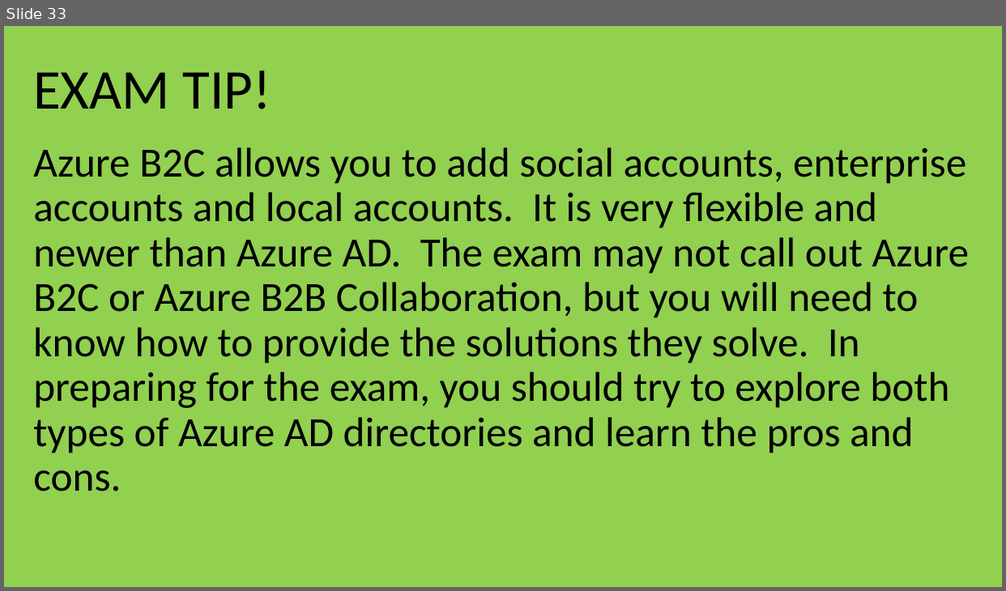
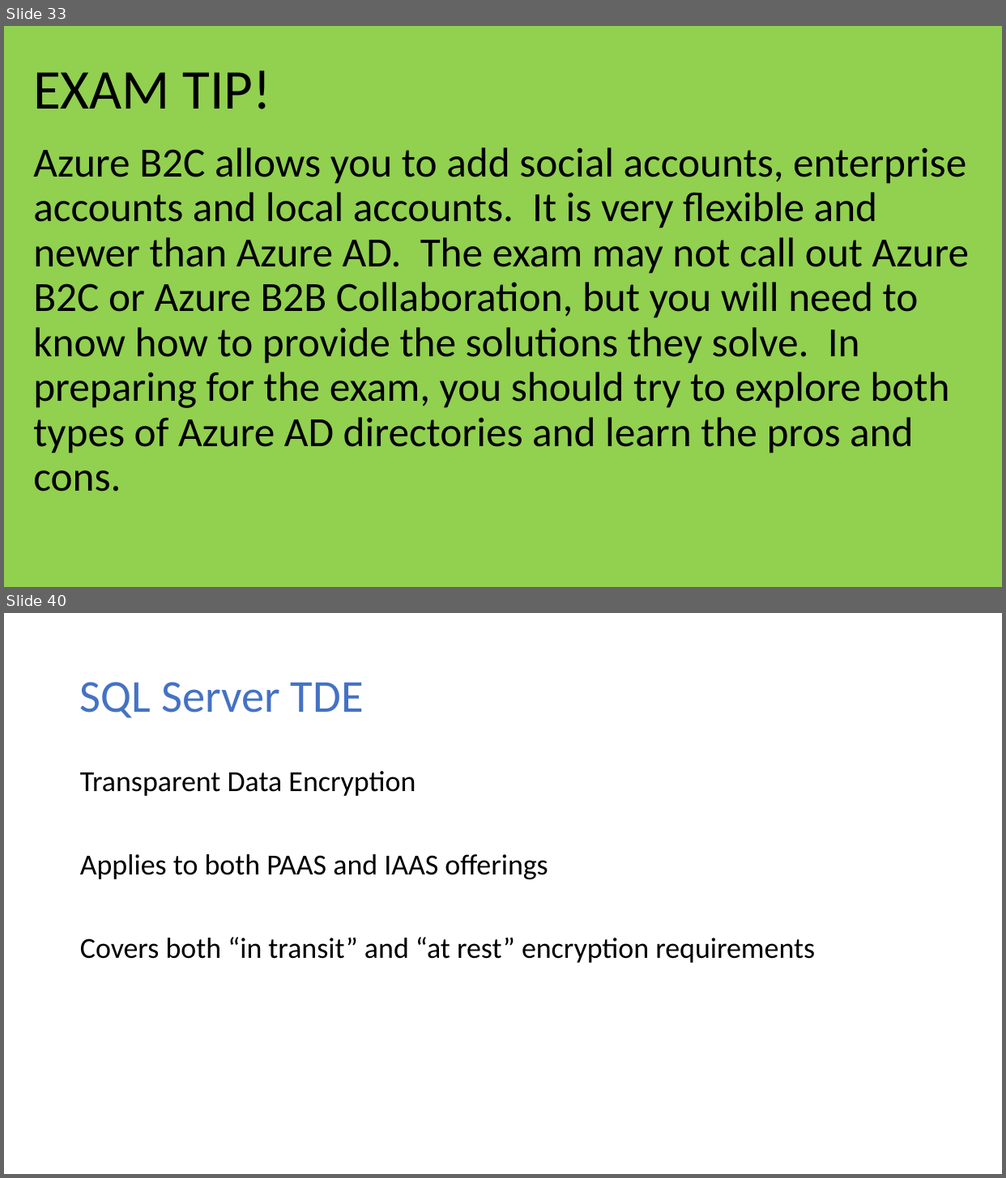
Before and after one commit to dstolts/70-534, a slide deck: Presentations/70-534-Combined-SecuritySlides.pptx. Shown one above the other, each under a label of ours: slide 33 before the commit, slides 33 and 40 after it; the slides between them are not shown. The pictures are 1006x591 and 1006x1178 pixels, drawn with LibreOffice and Linux fonts; fonts in the diff are those of the drawing. Boxes give left, top, right and bottom in pixels: in the first picture for what was removed or moved away, otherwise in the second. Text is boxed around its words. In the diff, an @@ line names an element or a change of style, - is before the commit and + after.

Commit message:
Data Security Content

```diff
--- a/Presentations/70-534-Combined-SecuritySlides.pptx
+++ b/Presentations/70-534-Combined-SecuritySlides.pptx
@@ slide 40 added at <box>4,613,1002,1174</box>, background #FFFFFF @@
@@ title added at <box>80,682,364,718</box>, 44 pt, text #4472C4 @@
+SQL Server TDE
@@ text added at <box>80,771,815,963</box>, 28 pt, text #000000 @@
+Transparent Data Encryption
+Applies to both PAAS and IAAS offerings
+Covers both “in transit” and “at rest” encryption requirements
```
Also in this commit, not shown: 8 other slides added.
